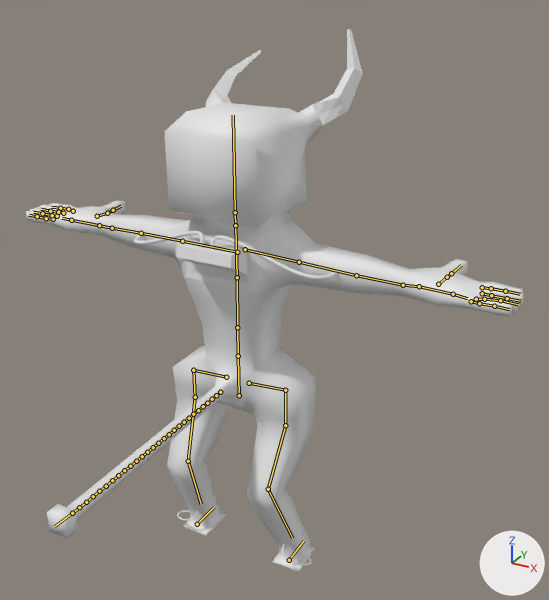
The Blender file Blender Files/actual minotaur.blend, before and after one commit.
Camera for both pictures: a 50 mm camera at (7.84, -12.82, 13.03) aimed at (1.09, -0.54, 6.9). Lighting does not change. The marker at lower right points along +X, +Y and +Z. The older version comes first. The bones that bend it are drawn over the model as lines.
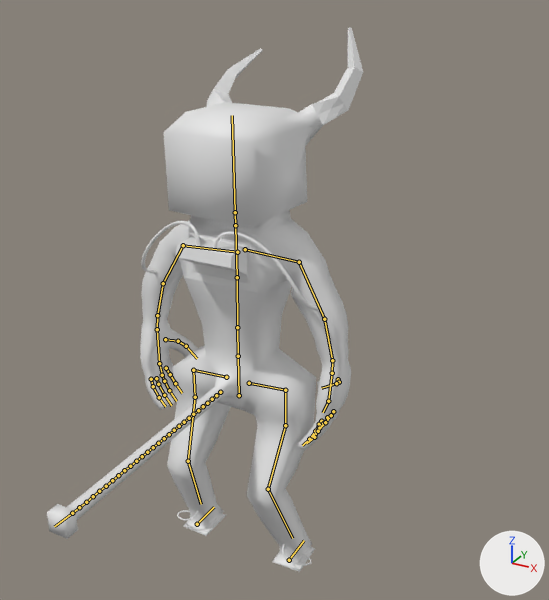
The newer file adds an action. The first version stands in its rest pose; the second is drawn at frame 1 of the action 'IdlePose'.

Location of each change, [x1, y1, x2, y2] in pixels of the pictures (549 x 600 px):
'Cube', posed (36% narrower): before [26, 29, 524, 572]; after [47, 28, 363, 572]
bone 'RightBicept', root to tip: before (299, 262) to (356, 275); after (299, 262) to (324, 319)
bone 'RightForearm', root to tip: before (356, 275) to (403, 285); after (324, 319) to (332, 360)
bone 'RightWrist', root to tip: before (403, 285) to (419, 286); after (332, 360) to (332, 373)
bone 'RightHandUpper', root to tip: before (453, 294) to (467, 298); after (328, 401) to (323, 412)
bone 'RightLowerPinky', root to tip: before (471, 301) to (479, 303); after (319, 424) to (315, 431)
bone 'RightMiddlePinky', root to tip: before (479, 303) to (494, 306); after (315, 431) to (309, 439)
bone 'RightLowerRing', root to tip: before (476, 299) to (484, 299); after (321, 421) to (319, 428)
bone 'RightMiddleRing', root to tip: before (484, 299) to (500, 300); after (319, 428) to (314, 437)
bone 'RightLowerMiddle', root to tip: before (482, 293) to (491, 295); after (327, 417) to (323, 423)
bone 'RightMiddleMiddle', root to tip: before (491, 295) to (507, 298); after (323, 423) to (318, 431)
bone 'RightLowerPointer', root to tip: before (482, 287) to (491, 288); after (333, 411) to (331, 415)
bone 'RightMiddlePointer', root to tip: before (491, 288) to (505, 291); after (331, 415) to (325, 422)
bone 'RightHandPreThumb', root to tip: before (438, 284) to (447, 277); after (338, 379) to (339, 382)
bone 'RightLowerThumb', root to tip: before (447, 277) to (451, 273); after (339, 382) to (336, 383)
bone 'RightUpperThumb', root to tip: before (451, 273) to (461, 265); after (336, 383) to (321, 388)
bone 'LeftChest', root to tip: before (237, 252) to (182, 241); after (237, 252) to (183, 245)
bone 'LeftBicept', root to tip: before (182, 241) to (141, 233); after (183, 245) to (163, 283)
bone 'LeftForearm', root to tip: before (141, 233) to (112, 228); after (163, 283) to (157, 315)
bone 'LeftWrist', root to tip: before (112, 228) to (99, 225); after (157, 315) to (157, 329)
bone 'LeftHandLower', root to tip: before (99, 225) to (71, 220); after (157, 329) to (159, 363)
bone 'LeftHandUpper', root to tip: before (71, 220) to (62, 218); after (159, 363) to (162, 375)
bone 'LeftLowerPinky', root to tip: before (53, 219) to (46, 218); after (151, 379) to (153, 386)
bone 'LeftMiddlePinky', root to tip: before (46, 218) to (37, 216); after (153, 386) to (159, 397)
bone 'LeftLowerRing', root to tip: before (57, 216) to (52, 215); after (156, 378) to (158, 384)
bone 'LeftMiddleRing', root to tip: before (52, 215) to (42, 213); after (158, 384) to (164, 395)
bone 'LeftUpperRing', root to tip: before (42, 213) to (33, 212); after (164, 395) to (171, 405)
bone 'LeftLowerMiddle', root to tip: before (63, 213) to (58, 212); after (162, 375) to (164, 381)
bone 'LeftMiddleMiddle', root to tip: before (58, 212) to (50, 211); after (164, 381) to (169, 390)
bone 'LeftUpperMiddle', root to tip: before (50, 211) to (41, 209); after (169, 390) to (176, 401)
bone 'LeftLowerPointer', root to tip: before (73, 211) to (68, 209); after (166, 368) to (170, 374)
bone 'LeftMiddlePointer', root to tip: before (68, 209) to (60, 208); after (170, 374) to (175, 383)
bone 'LeftUpperPointer', root to tip: before (60, 208) to (51, 207); after (175, 383) to (182, 393)
bone 'LeftHandPreThumb', root to tip: before (97, 216) to (107, 213); after (165, 339) to (178, 341)
bone 'LeftLowerThumb', root to tip: before (107, 213) to (113, 210); after (178, 341) to (186, 346)
bone 'LeftUpperThumb', root to tip: before (113, 210) to (121, 206); after (186, 346) to (197, 358)

What the commit changed:
Bone 'RightBicept' (bone_rightbicept) turns from (0, 0, 0) to (3, 1, -59) degrees about its own x, y and z.
Bone 'RightForearm' (bone_rightforearm) turns from (0, 0, 0) to (1, 1, -18) degrees about its own x, y and z.
Bone 'RightWrist' (bone_rightwrist) turns from (0, 0, 0) to (1, 1, -17) degrees about its own x, y and z.
Bone 'RightHandUpper' (bone_righthandupper) turns from (0, 0, 0) to (1, -3, -11) degrees about its own x, y and z.
Bone 'RightLowerPinky' (bone_rightlowerpinky) turns from (0, 0, 0) to (1, -3, -10) degrees about its own x, y and z.
Bone 'RightMiddlePinky' (bone_rightmiddlepinky) turns from (0, 0, 0) to (0, 0, -5) degrees about its own x, y and z.
Bone 'RightLowerRing' (bone_rightlowerring) turns from (0, 0, 0) to (-1, -2, -10) degrees about its own x, y and z.
Bone 'RightMiddleRing' (bone_rightmiddlering) turns from (0, 0, 0) to (0, 0, -5) degrees about its own x, y and z.
Bone 'RightLowerMiddle' (bone_rightlowermiddle) turns from (0, 0, 0) to (1, -1, -10) degrees about its own x, y and z.
Bone 'RightMiddleMiddle' (bone_rightmiddlemiddle) turns from (0, 0, 0) to (0, 0, -5) degrees about its own x, y and z.
Bone 'RightLowerPointer' (bone_rightlowerpointer) turns from (0, 0, 0) to (1, 2, -10) degrees about its own x, y and z.
Bone 'RightMiddlePointer' (bone_rightmiddlepointer) turns from (0, 0, 0) to (0, 0, -5) degrees about its own x, y and z.
Bone 'RightHandPreThumb' (bone_righthandprethumb) turns from (0, 0, 0) to (11, -2, -32) degrees about its own x, y and z.
Bone 'RightLowerThumb' (bone_rightlowerthumb) turns from (0, 0, 0) to (9, -12, -18) degrees about its own x, y and z.
Bone 'RightUpperThumb' (bone_rightupperthumb) turns from (0, 0, 0) to (0, -11, -46) degrees about its own x, y and z.
Bone 'LeftChest' (bone_leftchest) turns from (0, 0, 0) to (0, 1, 4) degrees about its own x, y and z.
Bone 'LeftBicept' (bone_leftbicept) turns from (0, 0, 0) to (3, -1, 57) degrees about its own x, y and z.
Bone 'LeftForearm' (bone_leftforearm) turns from (0, 0, 0) to (1, -1, 19) degrees about its own x, y and z.
Bone 'LeftWrist' (bone_leftwrist) turns from (0, 0, 0) to (0, 0, 7) degrees about its own x, y and z.
Bone 'LeftHandLower' (bone_lefthandlower) turns from (0, 0, 0) to (0, 0, 7) degrees about its own x, y and z.
Bone 'LeftHandUpper' (bone_lefthandupper) turns from (0, 0, 0) to (1, 0, 12) degrees about its own x, y and z.
Bone 'LeftLowerPinky' (bone_leftlowerpinky) turns from (0, 0, 0) to (1, 2, 8) degrees about its own x, y and z.
Bone 'LeftMiddlePinky' (bone_leftmiddlepinky) turns from (0, 0, 0) to (1, 1, 11) degrees about its own x, y and z.
Bone 'LeftLowerRing' (bone_leftlowerring) turns from (0, 0, 0) to (1, 1, 9) degrees about its own x, y and z.
Bone 'LeftMiddleRing' (bone_leftmiddlering) turns from (0, 0, 0) to (1, 1, 11) degrees about its own x, y and z.
Bone 'LeftUpperRing' (bone_leftupperring) turns from (0, 0, 0) to (1, 0, 8) degrees about its own x, y and z.
Bone 'LeftLowerMiddle' (bone_leftlowermiddle) turns from (0, 0, 0) to (1, 1, 9) degrees about its own x, y and z.
Bone 'LeftMiddleMiddle' (bone_leftmiddlemiddle) turns from (0, 0, 0) to (1, 1, 11) degrees about its own x, y and z.
Bone 'LeftUpperMiddle' (bone_leftuppermiddle) turns from (0, 0, 0) to (1, 1, 8) degrees about its own x, y and z.
Bone 'LeftLowerPointer' (bone_leftlowerpointer) turns from (0, 0, 0) to (-1, -2, 8) degrees about its own x, y and z.
Bone 'LeftMiddlePointer' (bone_leftmiddlepointer) turns from (0, 0, 0) to (-1, 1, 11) degrees about its own x, y and z.
Bone 'LeftUpperPointer' (bone_leftupperpointer) turns from (0, 0, 0) to (-1, 1, 8) degrees about its own x, y and z.
Bone 'LeftHandPreThumb' (bone_lefthandprethumb) turns from (0, 0, 0) to (38, 13, 47) degrees about its own x, y and z.
Bone 'LeftLowerThumb' (bone_leftlowerthumb) turns from (0, 0, 0) to (-7, 3, 18) degrees about its own x, y and z.
Bone 'LeftUpperThumb' (bone_leftupperthumb) turns from (0, 0, 0) to (-6, 17, 23) degrees about its own x, y and z.
